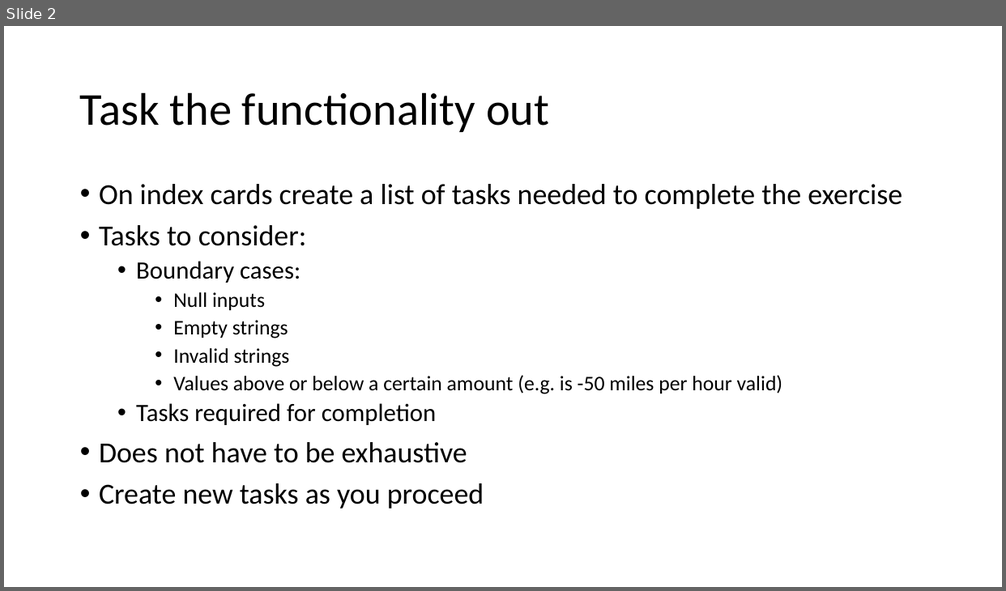
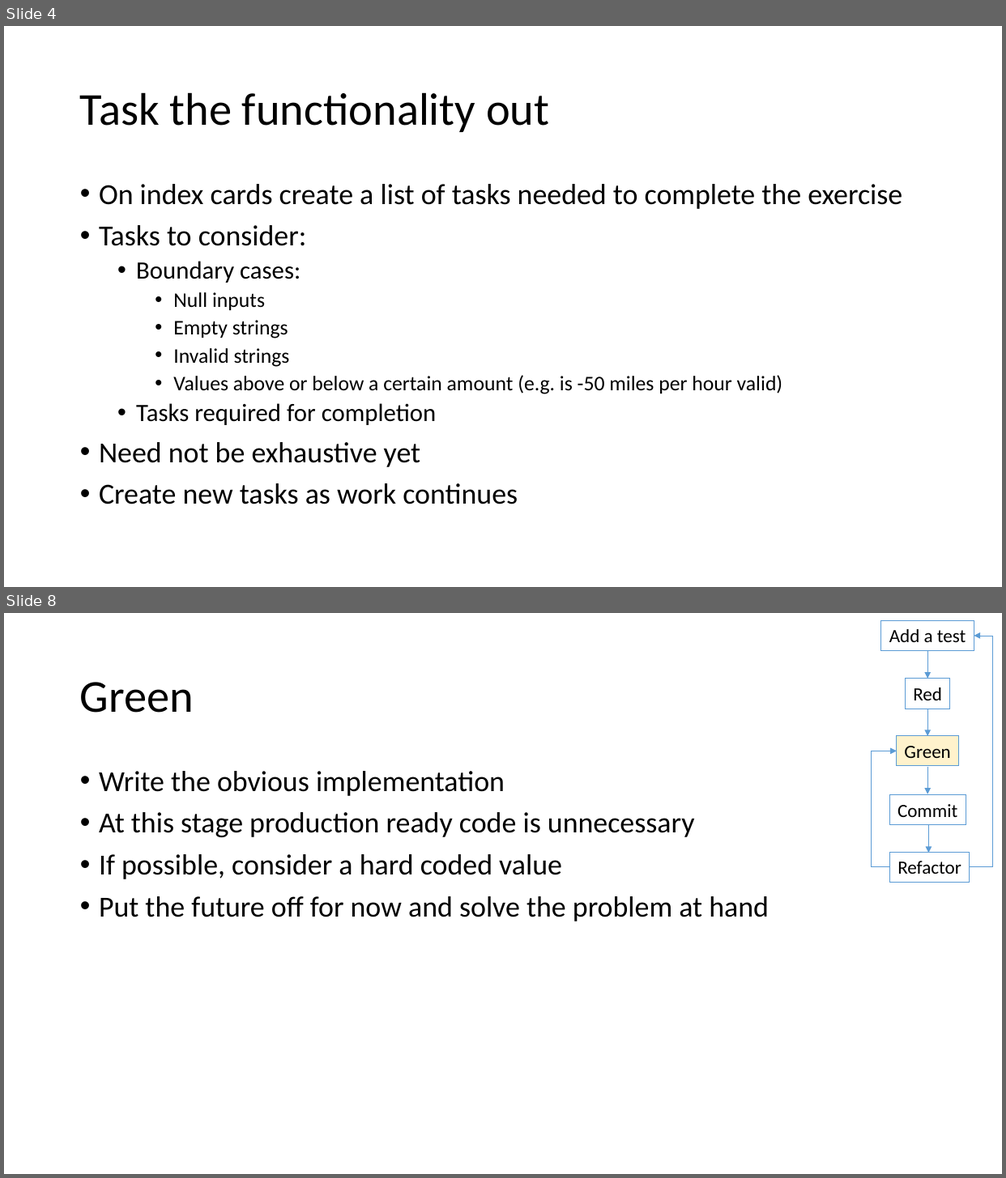
Before and after one commit to LlanddewiLovesYou/TDD_Darts, a slide deck: curriculum.pptx. Shown one above the other, each under a label of ours: slide 2 before the commit, slides 4 and 8 after it; the slides between them are not shown. The pictures are 1006x591 and 1006x1178 pixels, drawn with LibreOffice and Linux fonts; fonts in the diff are those of the drawing. Boxes give left, top, right and bottom in pixels: in the first picture for what was removed or moved away, otherwise in the second. Text is boxed around its words. In the diff, an @@ line names an element or a change of style, - is before the commit and + after.

```diff
--- a/curriculum.pptx
+++ b/curriculum.pptx
@@ slide 8 added at bbox=[4, 613, 1002, 1174], background #FFFFFF @@
@@ rectangle added at bbox=[881, 620, 974, 650], outline #5B9BD5 0.75 pt, 18 pt, text #000000 @@
+Add a test
@@ elbow arrow added from (970, 867) to (974, 636), #5B9BD5 0.5 pt @@
@@ arrow added from (928, 650) to (928, 678), #5B9BD5 0.5 pt @@
@@ title added at bbox=[80, 682, 194, 713], 44 pt, text #000000 @@
+Green
@@ rectangle added at bbox=[906, 678, 949, 708], outline #5B9BD5 0.75 pt, 18 pt, text #000000 @@
+Red
@@ arrow added from (928, 708) to (928, 736), #5B9BD5 0.5 pt @@
@@ elbow arrow added from (889, 867) to (897, 751), #5B9BD5 0.5 pt @@
@@ rectangle added at bbox=[897, 736, 958, 766], fill #FFF2CC, outline #5B9BD5 0.75 pt, 18 pt, text #000000 @@
+Green
@@ text added at bbox=[99, 771, 769, 922], 28 pt, text #000000 @@
+• Write the obvious implementation
+• At this stage production ready code is unnecessary
+• If possible, consider a hard coded value
+• Put the future off for now and solve the problem at hand
@@ arrow added from (928, 766) to (928, 794), #5B9BD5 0.5 pt @@
@@ rectangle added at bbox=[889, 795, 966, 825], outline #5B9BD5 0.75 pt, 18 pt, text #000000 @@
+Commit
@@ arrow added from (928, 825) to (928, 853), #5B9BD5 0.5 pt @@
@@ rectangle added at bbox=[889, 852, 969, 882], outline #5B9BD5 0.75 pt, 18 pt, text #000000 @@
+Refactor
@@ what was slide 2 is now slide 4 @@
@@ slide 4 changed as well @@
@@ text at bbox=[99, 442, 518, 505]: text changed @@
-• Does not have to be exhaustive
-• Create new tasks as you proceed
+• Need not be exhaustive yet
+• Create new tasks as work continues
```
Also in this commit, not shown: 3 other slides changed, 13 other slides added, 4 slides removed.
